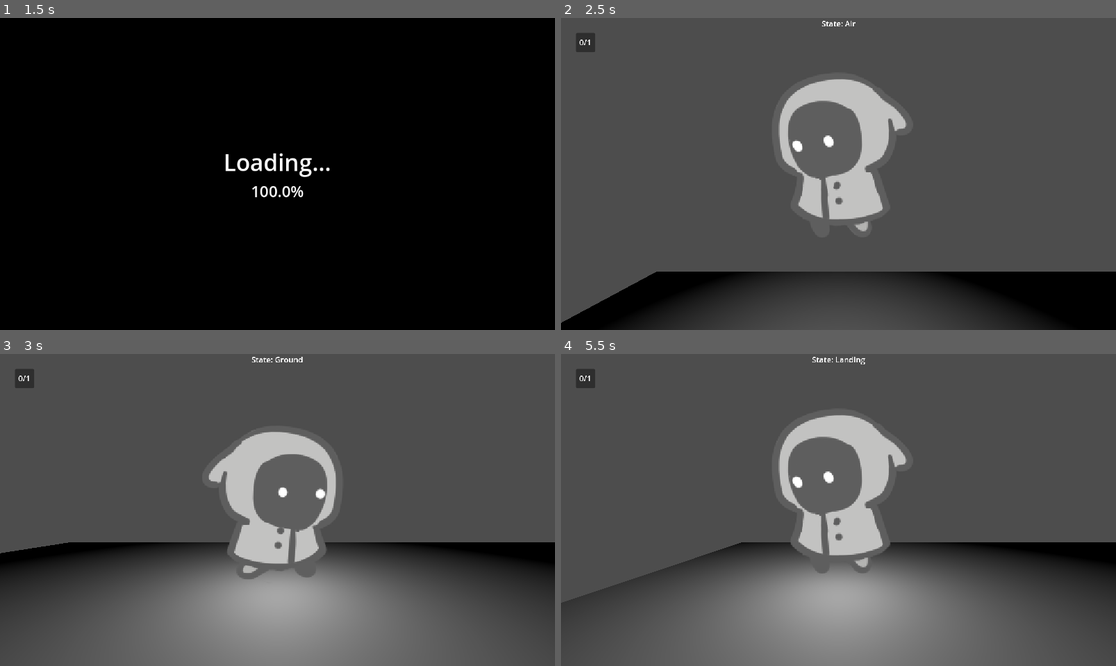
Above: before the commit, frames 1-4 (two rows, left to right).
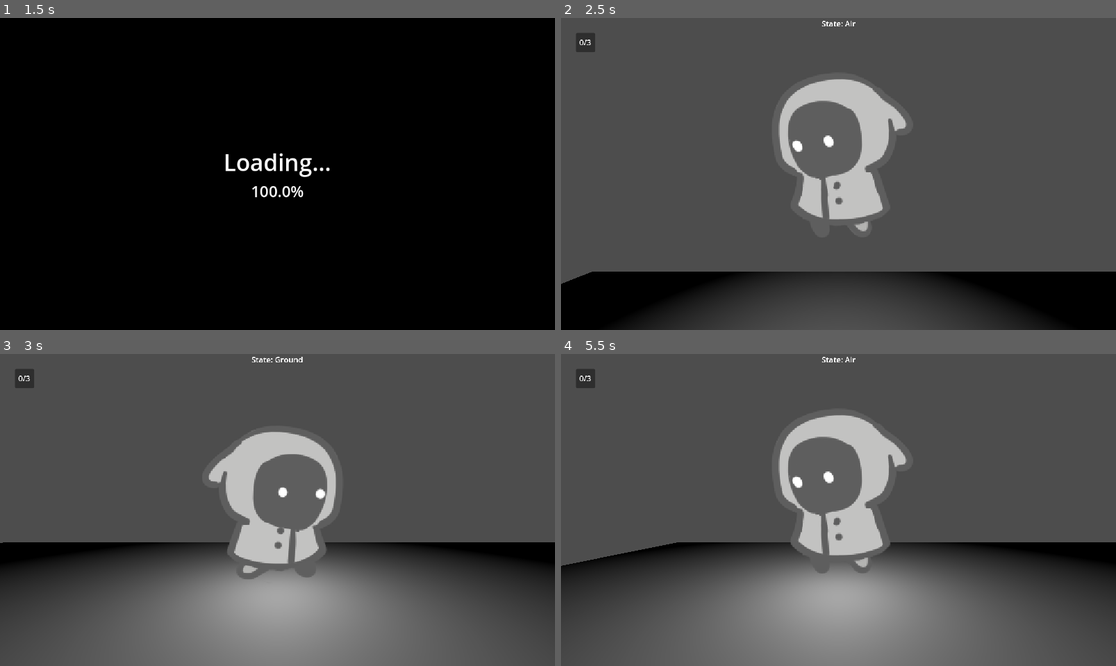
Above: after the commit, the same moments.

Repository: fina-rune/new-spawns-gwj82
Game: Godot game, scene res://scenes/UI/main_menu.tscn
The game is run twice, just before and just after one commit, with the same random seed, the same clock (stepped at 60 frames per second) and the same inputs.
Inputs:
- Up to frame 1 (1.5 s): click "Play Game" at 0.5 s; tap Enter at 1.25 s; hold D (move_right) from 1.28 s (still down); hold E (callout) from 1.28 s (still down)
- Up to frame 2 (2.5 s): tap Space (jump) at 1.52, 2.27 s; release D (move_right) at 2.03 s; release E (callout) at 2.03 s; hold A (move_left) from 2.03 s (still down); tap E (callout) at 2.1 s
- Up to frame 3 (3 s): release A (move_left) at 2.78 s; hold D (move_right) from 2.78 s (still down); hold E (callout) from 2.78 s (still down)
- Up to frame 4 (5.5 s): release E (callout) at 3.53 s; tap E (callout) at 3.6, 5.1 s; tap Space (jump) at 3.77, 4.52, 5.27 s; release D (move_right) at 4.28 s; hold E (callout) 4.28-5.03 s; hold A (move_left) from 4.28 s (still down)

Frame 1 is identical in both runs. In frame 2, 1.3% of the frame differs, in the area x 0-18%, y 6-98%; in frame 3, 0.2%; in frame 4, 2.5%, in the area x 0-55%, y 0-80%.

Commit message:
add items to lvl 1

Diff:
--- a/new-spawns-gwj82/scenes/Levels/testing_world.tscn
+++ b/new-spawns-gwj82/scenes/Levels/level_1.tscn
@@ -17,7 +17,7 @@
 [node name="World" type="Node3D"]
 
 [node name="StaticBody3D" type="StaticBody3D" parent="."]
-transform = Transform3D(14.4248, 0, 0, 0, 1, 0, 0, 0, 14.4248, 0, 0, 0)
+transform = Transform3D(74.1239, 0, 0, 0, 1, 0, 0, 0, 14.4248, 28.2594, 0, 0)
 
 [node name="MeshInstance3D" type="MeshInstance3D" parent="StaticBody3D"]
 mesh = SubResource("BoxMesh_nnsk1")
@@ -29,18 +29,32 @@
 [node name="WorldEnvironment" type="WorldEnvironment" parent="."]
 environment = SubResource("Environment_nnsk1")
 
-[node name="Player" parent="." node_paths=PackedStringArray("item_counter_label") instance=ExtResource("1_cuudh")]
+[node name="Player" parent="." node_paths=PackedStringArray("item_counter_label") instance=ExtResource("1_ac15f")]
 transform = Transform3D(1, 0, 0, 0, 1, 0, 0, 0, 1, -3.18502, 6.80564, -4.13415)
 item_counter_label = NodePath("../InventoryCanvas/InventoryPanel/InventoryLabel")
 
 [node name="Camera3D" type="Camera3D" parent="Player"]
 transform = Transform3D(1, 0, 0, 0, 1, 0, 0, 0, 1, 0, 0, 1.93309)
 
-[node name="ItemBase" parent="." instance=ExtResource("3_w28qs")]
+[node name="ItemBase" parent="." instance=ExtResource("2_3ydyl")]
 transform = Transform3D(1, 0, 0, 0, 1, 0, 0, 0, 1, 5.59803, 1.1177, -4.13415)
 collision_shape_scale = Vector3(2, 2, 2)
 
 [node name="MeshInstance3D" type="MeshInstance3D" parent="ItemBase"]
+mesh = SubResource("BoxMesh_r76f3")
+
+[node name="ItemBase2" parent="." instance=ExtResource("2_3ydyl")]
+transform = Transform3D(1, 0, 0, 0, 1, 0, 0, 0, 1, 23.8273, 1.1177, -4.13415)
+collision_shape_scale = Vector3(2, 2, 2)
+
+[node name="MeshInstance3D" type="MeshInstance3D" parent="ItemBase2"]
+mesh = SubResource("BoxMesh_r76f3")
+
+[node name="ItemBase3" parent="." instance=ExtResource("2_3ydyl")]
+transform = Transform3D(1, 0, 0, 0, 1, 0, 0, 0, 1, 39.1214, 1.1177, -4.13415)
+collision_shape_scale = Vector3(2, 2, 2)
+
+[node name="MeshInstance3D" type="MeshInstance3D" parent="ItemBase3"]
 mesh = SubResource("BoxMesh_r76f3")
 
 [node name="DialogCanvas" type="CanvasLayer" parent="."]
--- a/new-spawns-gwj82/scripts/UI/loading_screen.gd
+++ b/new-spawns-gwj82/scripts/UI/loading_screen.gd
@@ -6,7 +6,7 @@
 var scene_load_status: int = 0
 
 func _ready() -> void:
-	scene_name = "res://scenes/Levels/testing_world.tscn"
+	scene_name = "res://scenes/Levels/level_1.tscn"
 	ResourceLoader.load_threaded_request(scene_name)
 
 
Not shown: 1 places in new-spawns-gwj82/scenes/Levels/level_1.tscn that only renumber resources
